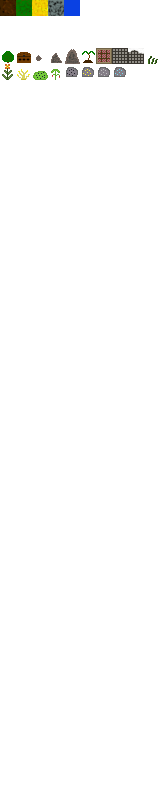
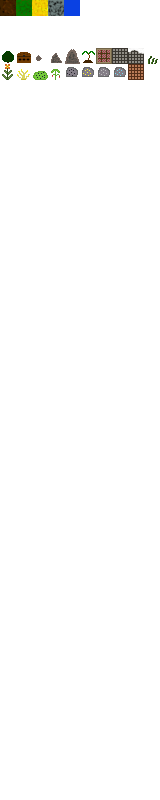
Two versions of the same layered image (160px x 800px). Layer-by-layer changes:
painted on "Background" over (2, 51, 144, 80)
